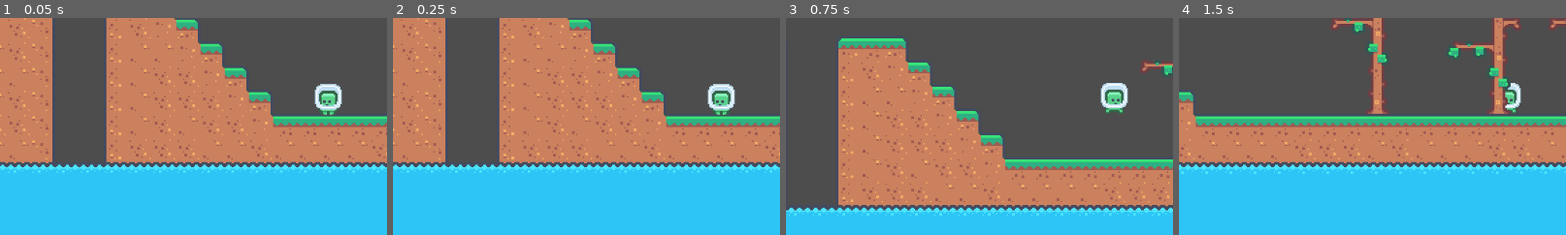
Above: before the commit, frames 1-4 (left to right).
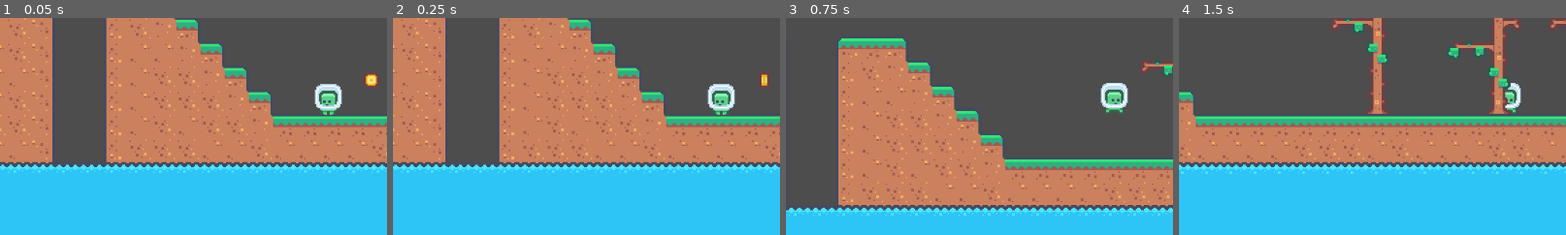
Above: after the commit, the same moments.

Repository: philipheindel/GodotPlatformer
Game: Godot game, scene res://tile_map.tscn
Two runs of this game, one before a commit and one after it. Both use one fixed random seed, a clock stepped at 60 frames per second and the inputs below.
Inputs:
- Up to frame 1 (0.05 s): no input
- Up to frame 2 (0.25 s): no input
- Up to frame 3 (0.75 s): tap Enter (ui_accept) at 0.5 s; hold Right (ui_right) from 0.53 s (still down)
- Up to frame 4 (1.5 s): keep holding Right (ui_right); tap Enter (ui_accept) at 0.77 s
The pictures show only the part of the screen within x 8-58%, y 31-81%; the shares and areas given below are measured in that part.

The runs differ from the first frame. In frame 1, 0.3% of the frame differs, in the area x 93-98%, y 25-33%; in frame 2, 0.2%; in frame 3, nothing differs; in frame 4, nothing differs.

Commit message:
Added coin and coin pickup mechanic

Diff:
--- a/entities/player/player.gd
+++ b/entities/player/player.gd
@@ -1,14 +1,14 @@
 extends CharacterBody2D
 
 
-const SPEED = 200.0
-const JUMP_VELOCITY = -200.0
+const SPEED: float = 200.0
+const JUMP_VELOCITY: float = -200.0
 
 
 @export_enum("Blue", "Green", "Pink", "Yellow") var player_type: String = "Green"
+@export var coin_count: int = 0
 
 
-# Get the gravity from the project settings to be synced with RigidBody nodes.
 var gravity = ProjectSettings.get_setting("physics/2d/default_gravity")
 var walking: bool = false
 var falling: bool = false
--- /dev/null
+++ b/items/coin/coin.gd
@@ -0,0 +1,11 @@
+extends AnimatedSprite2D
+
+
+var collected: bool = false
+
+
+func _on_area_2d_body_entered(body):
+	if body.name == "Player":
+		collected = true
+		body.coin_count += 1
+		queue_free()
--- /dev/null
+++ b/items/coin/coin.tscn
@@ -0,0 +1,42 @@
+[gd_scene load_steps=7 format=3 uid="uid://uqyuj5qrdujq"]
+
+[ext_resource type="Texture2D" uid="uid://vq1npgur3g83" path="res://assets/level/tilemap_packed_alt.png" id="1_710kg"]
+[ext_resource type="Script" path="res://items/coin/coin.gd" id="2_vr5gi"]
+
+[sub_resource type="AtlasTexture" id="AtlasTexture_0163i"]
+atlas = ExtResource("1_710kg")
+region = Rect2(198, 126, 18, 18)
+
+[sub_resource type="AtlasTexture" id="AtlasTexture_jl2o2"]
+atlas = ExtResource("1_710kg")
+region = Rect2(216, 126, 18, 18)
+
+[sub_resource type="SpriteFrames" id="SpriteFrames_aix7a"]
+animations = [{
+"frames": [{
+"duration": 1.0,
+"texture": SubResource("AtlasTexture_0163i")
+}, {
+"duration": 1.0,
+"texture": SubResource("AtlasTexture_jl2o2")
+}],
+"loop": true,
+"name": &"default",
+"speed": 3.0
+}]
+
+[sub_resource type="CircleShape2D" id="CircleShape2D_vyf4o"]
+radius = 5.0
+
+[node name="Coin" type="AnimatedSprite2D"]
+sprite_frames = SubResource("SpriteFrames_aix7a")
+autoplay = "default"
+frame_progress = 0.404047
+script = ExtResource("2_vr5gi")
+
+[node name="Area2D" type="Area2D" parent="."]
+
+[node name="CollisionShape2D" type="CollisionShape2D" parent="Area2D"]
+shape = SubResource("CircleShape2D_vyf4o")
+
+[connection signal="body_entered" from="Area2D" to="." method="_on_area_2d_body_entered"]
--- a/tile_map.tscn
+++ b/tile_map.tscn
@@ -1,8 +1,9 @@
-[gd_scene load_steps=7 format=3 uid="uid://b51h3bf70hemo"]
+[gd_scene load_steps=8 format=3 uid="uid://b51h3bf70hemo"]
 
 [ext_resource type="Texture2D" uid="uid://54gqstar2itb" path="res://assets/level/tilemap_packed.png" id="1_inq4g"]
 [ext_resource type="Texture2D" uid="uid://vq1npgur3g83" path="res://assets/level/tilemap_packed_alt.png" id="2_ce3lg"]
 [ext_resource type="PackedScene" uid="uid://q60upyhtmqod" path="res://entities/player/player.tscn" id="3_m70gt"]
+[ext_resource type="PackedScene" uid="uid://uqyuj5qrdujq" path="res://items/coin/coin.tscn" id="4_u1gc2"]
 
 [sub_resource type="TileSetAtlasSource" id="TileSetAtlasSource_yktfv"]
 texture = ExtResource("1_inq4g")
@@ -2227,3 +2228,6 @@
 
 [node name="Player" parent="." instance=ExtResource("3_m70gt")]
 position = Vector2(545, 421)
+
+[node name="Coin" parent="." instance=ExtResource("4_u1gc2")]
+position = Vector2(577, 407)
